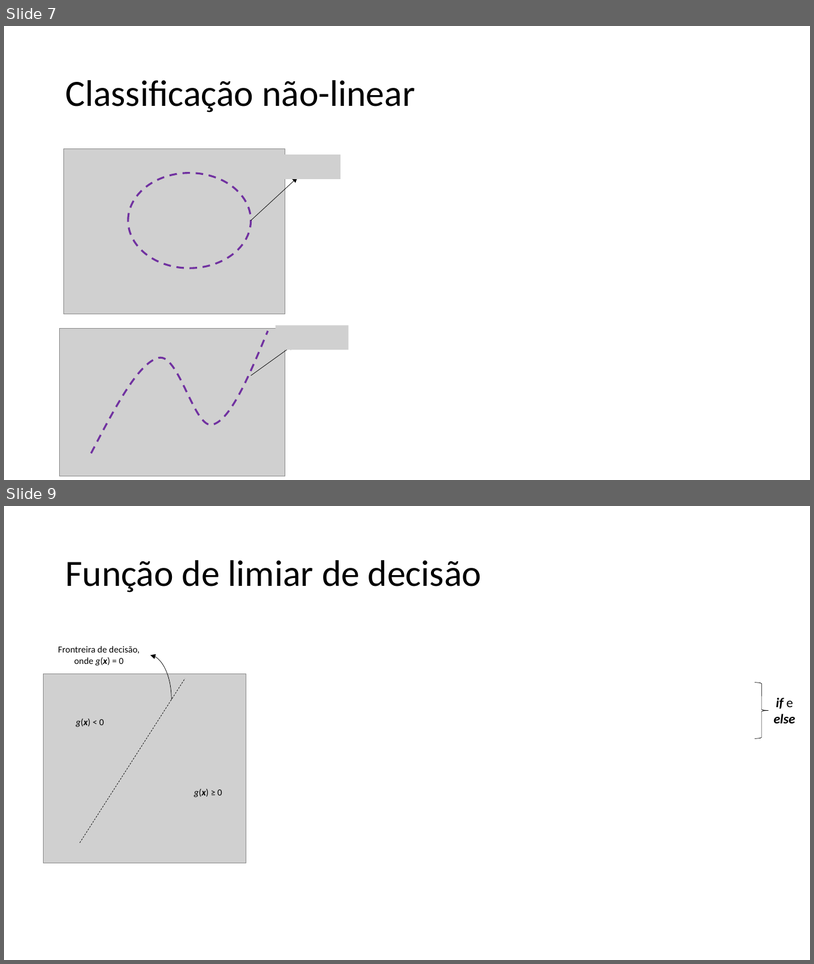
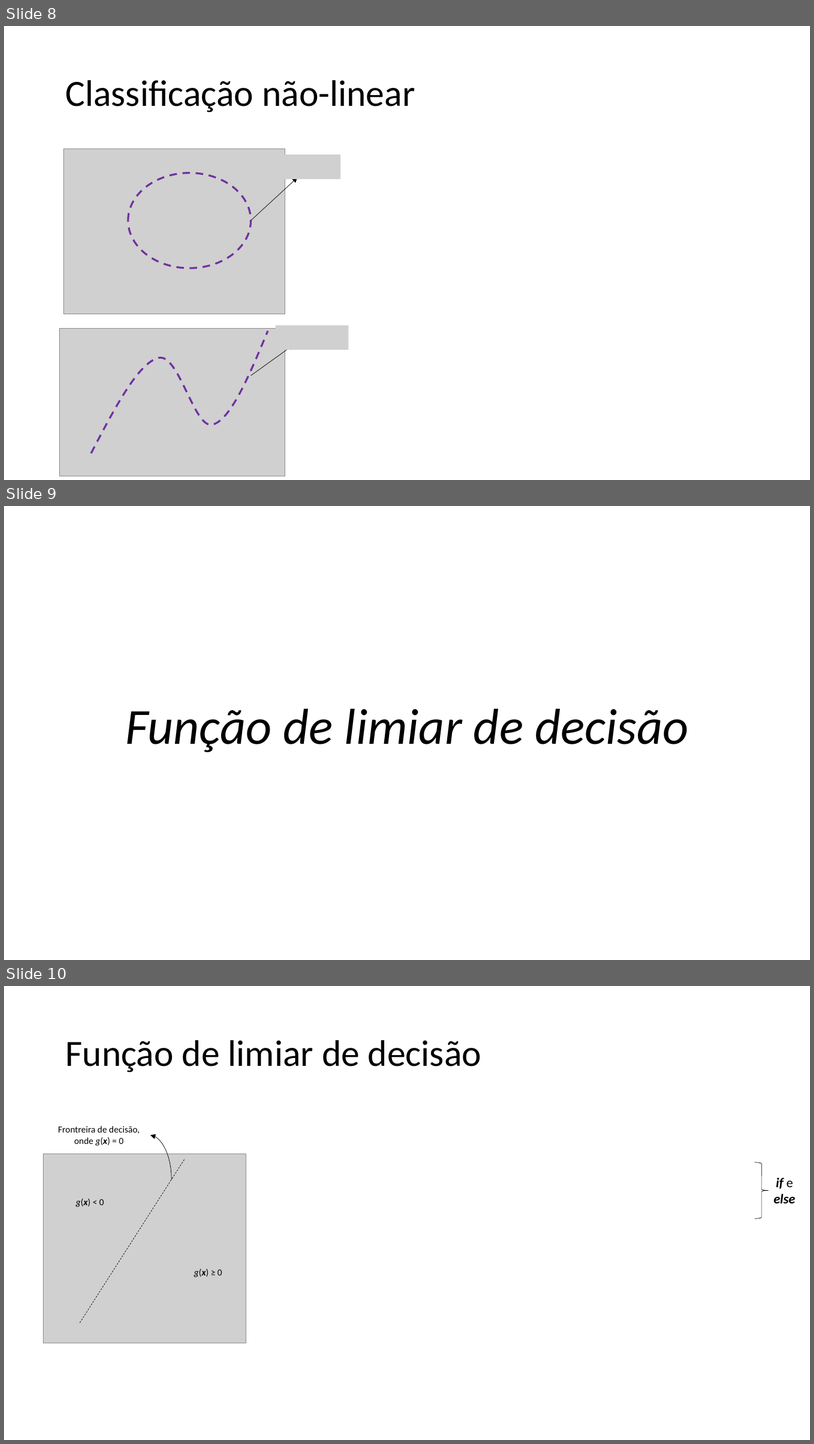
Before and after one commit to zz4fap/t320_aprendizado_de_maquina, a slide deck: slides/T320_Classificação (Parte II).pptx. Shown one above the other, each under a label of ours: slides 7 and 9 before the commit, slides 8, 9 and 10 after it; the slides between them are not shown. The pictures are 814x964 and 814x1444 pixels, drawn with LibreOffice and Linux fonts; fonts in the diff are those of the drawing; grey boxes stand for pictures. Boxes give left, top, right and bottom in pixels: in the first picture for what was removed or moved away, otherwise in the second. Text is boxed around its words. In the diff, an @@ line names an element or a change of style, - is before the commit and + after.

```diff
--- a/slides/T320_Classificação (Parte II).pptx
+++ b/slides/T320_Classificação (Parte II).pptx
@@ slide 9 added at (x1=4, y1=506, x2=810, y2=960), background #FFFFFF @@
@@ text added at (x1=125, y1=708, x2=689, y2=752), 60 pt, text #000000, italic @@
+Função de limiar de decisão
@@ what was slide 7 is now slide 8 @@
@@ what was slide 9 is now slide 10 @@
```
Also in this commit, not shown: 3 slides changed, 1 other slide added, 1 slide removed, 2 other files.
